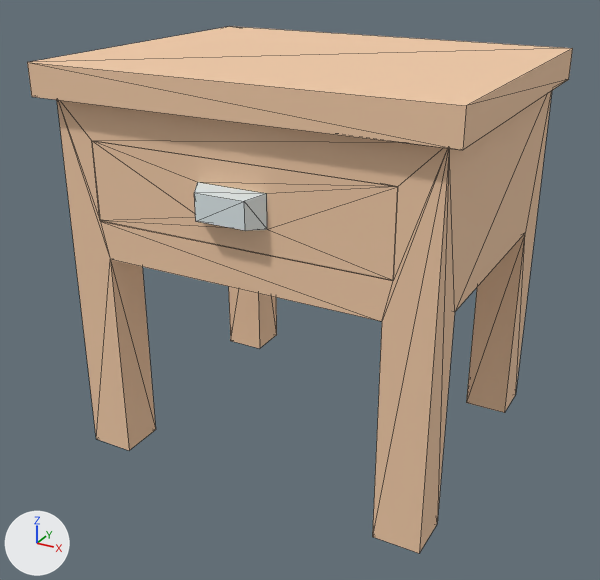
One commit to the glTF model assets/props/furniture/cabinetBedDrawerTable.glb: the scene before it, then after it.
Rendered twice from a camera (50 mm lens) standing at (0.37, -0.371, 0.337) and looking at (0.12, 0.084, 0.11). The axes (+X, +Y, +Z) are drawn at lower left. The lights are the same throughout. The older version comes first. Mesh edges are drawn as thin lines. Vertices at exactly the same position are counted once.

Names of what the first picture shows: 'cabinetBedDrawerTable(Clone)', 'drawer'.
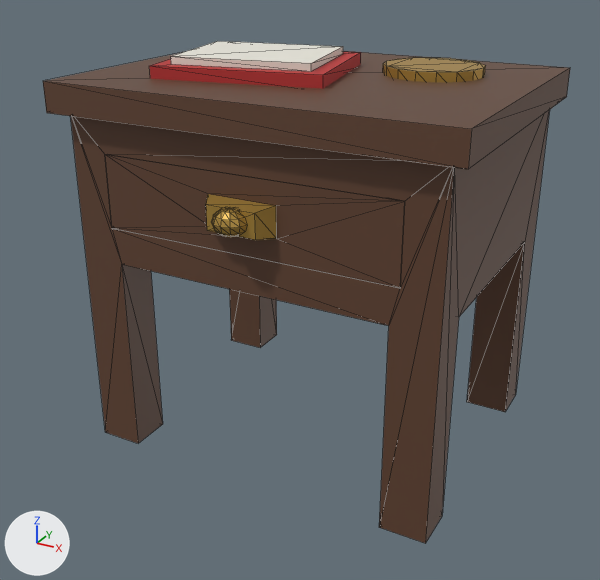
The change in detail:
Material 'walnut.008' (mat_walnut_008) is new.
Its base color is (0.12, 0.055, 0.03) (brown #614230).
Material 'brass.008' (mat_brass_008) is new.
Its base color is (0.55, 0.34, 0.07) (orange #c49e4b).
Its metallic is 0.6.
Its roughness is 0.4.
Material 'paper.008' (mat_paper_008) is new.
Its base color is (0.8, 0.78, 0.7) (white #e7e5da).
Its roughness is 0.9.
Material 'red.008' (mat_red_008) is new.
Its base color is (0.5, 0.03, 0.03) (red #bc3030).
Its roughness is 0.7.
me_mesh_cabinetbeddrawertable is used by ob_cabinetbeddrawertable_clone; location (0.0, 0.0, 0.0).
me_mesh_cabinetbeddrawertable had 50 vertices, 96 faces and spanned x -0.01..0.256, y -0.01..0.205, z 0.0..0.263.
me_mesh_cabinetbeddrawertable no longer uses material mat_defaultmat (white #ffffff).
me_mesh_cabinetbeddrawertable now has 112 vertices, 194 faces and spans x -0.01..0.256, y -0.01..0.205, z 0.0..0.276.
me_mesh_cabinetbeddrawertable part 1: a new loose piece, a 16-sided cylinder along z spanning x 0.154..0.218, y 0.103..0.167, z 0.257..0.269, in mat_brass_008 (orange #c49e4b).
Part 2, on me_mesh_cabinetbeddrawertable:
8 faces are deleted.
30 vertices are added at x 0.021..0.222, y 0.0..0.171, z 0.144..0.276.
22 new faces join them, mat_walnut_008 (brown #614230).
12 new faces join them, mat_red_008 (red #bc3030).
12 new faces join them, mat_paper_008 (white #e7e5da).
me_mesh_cabinetbeddrawertable part 3: 84 faces spanning x -0.01..0.256, y -0.01..0.205, z 0.0..0.263 switch from mat_wood (beige #f3cca8) to mat_walnut_008 (brown #614230).
me_mesh_cabinetbeddrawertable gains material mat_red_008 (red #bc3030).
me_mesh_cabinetbeddrawertable gains material mat_paper_008 (white #e7e5da).
me_mesh_cabinetbeddrawertable gains material mat_brass_008 (orange #c49e4b).
me_mesh_drawer is used by ob_drawer; parent ob_cabinetbeddrawertable_clone; location (0.0246, 0.164, 0.168).
me_mesh_drawer had 24 vertices, 44 faces and spanned x 0.0..0.197, y -0.176..0.0, z 0.0..0.05.
me_mesh_drawer now has 86 vertices, 164 faces and spans x 0.0..0.197, y -0.187..0.0, z 0.0..0.05.
me_mesh_drawer part 4: a new loose piece, a UV sphere (12 segments, 6 rings, poles along z) spanning x 0.087..0.109, y -0.187..-0.165, z 0.017..0.034, in mat_brass_008 (orange #c49e4b).
me_mesh_drawer part 5: 34 faces spanning x 0.0..0.197, y -0.164..0.0, z 0.0..0.05 switch from mat_wood (beige #f3cca8) to mat_walnut_008 (brown #614230).
me_mesh_drawer part 6: 10 faces spanning x 0.076..0.121, y -0.176..-0.164, z 0.015..0.036 switch from mat_metal (white #dfeaec) to mat_brass_008 (orange #c49e4b).
Object 'cabinetBedDrawerTable(Clone)' (ob_cabinetbeddrawertable_clone) moves from (0.0, 0.0, 0.0) to (0.0, 0.0099, 0.0).
Object 'cabinetBedDrawerTable(Clone)' (ob_cabinetbeddrawertable_clone) is rescaled from (1.0, 1.0, 1.0) to (1.0, 0.952, 0.953).

Pixel boxes [x1, y1, x2, y2] of what changed, in the pictures (600 x 580 px):
'cabinetBedDrawerTable(Clone)', reshaped, moved, rescaled: before [27, 26, 573, 553]; after [43, 41, 570, 543]
'drawer', reshaped, moved, rescaled: before [92, 141, 398, 280]; after [105, 154, 405, 287]
part 1 of me_mesh_cabinetbeddrawertable, added (orange): after [383, 57, 486, 82]
part 2 of me_mesh_cabinetbeddrawertable, cut back: after [149, 41, 361, 89]
part 3 of me_mesh_cabinetbeddrawertable, recoloured: before [27, 26, 573, 553]; after [43, 51, 570, 543]
part 4 of me_mesh_drawer, added (orange): after [211, 207, 247, 237]
part 5 of me_mesh_drawer, recoloured: before [92, 141, 398, 280]; after [105, 154, 405, 287]
part 6 of me_mesh_drawer, recoloured: before [194, 182, 267, 231]; after [206, 194, 277, 240]
